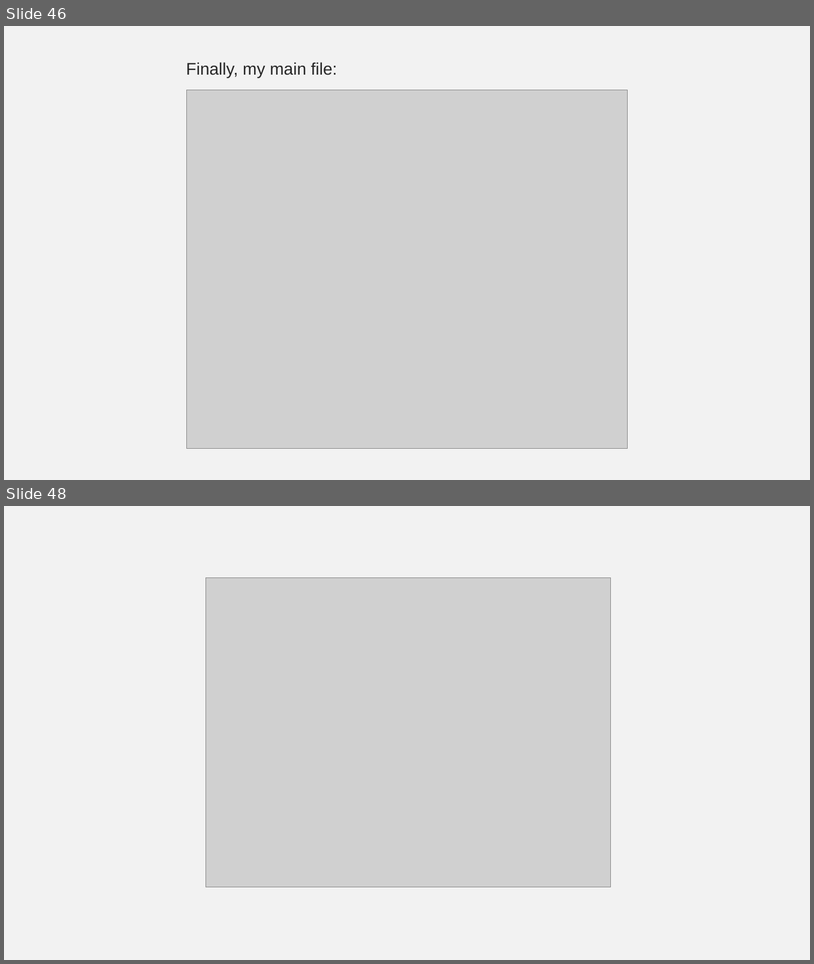
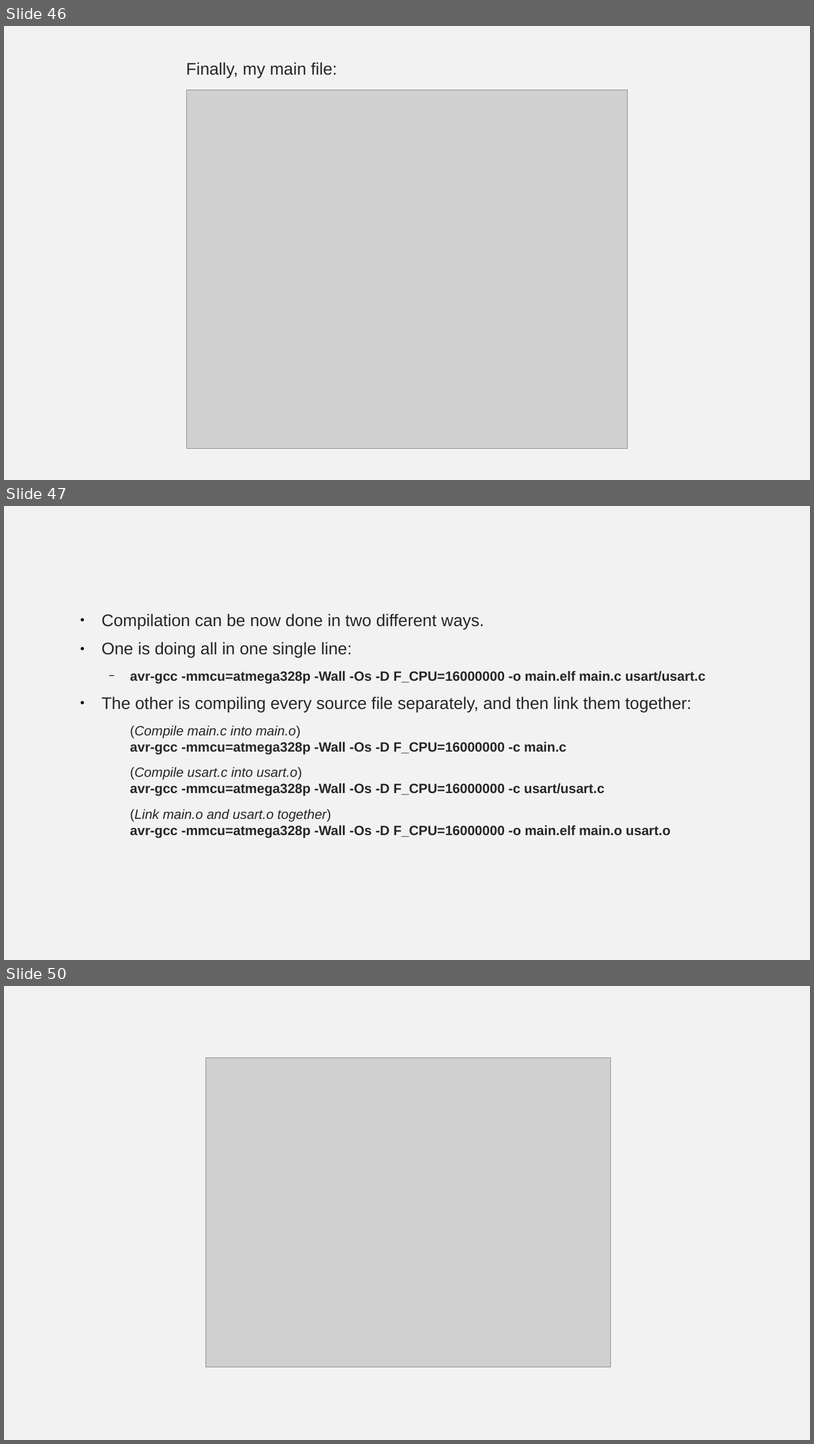
Before and after one commit to Equihua2211/I7266, a slide deck: 001_Slides/08_UART-USART.odp. Shown one above the other, each under a label of ours: slides 46 and 48 before the commit, slides 46, 47 and 50 after it; the slides between them are not shown. The pictures are 814x964 and 814x1444 pixels, drawn with LibreOffice and Linux fonts; fonts in the diff are those of the drawing; grey boxes stand for pictures. Boxes give left, top, right and bottom in pixels: in the first picture for what was removed or moved away, otherwise in the second. Text is boxed around its words. In the diff, an @@ line names an element or a change of style, - is before the commit and + after.

```diff
--- a/001_Slides/08_UART-USART.odp
+++ b/001_Slides/08_UART-USART.odp
@@ slide 47 added at (x1=4, y1=506, x2=810, y2=960), background #F2F2F2 @@
@@ text added at (x1=102, y1=613, x2=706, y2=838), 16 pt, text #262626, bold @@
+● Compilation can be now done in two different ways.
+● One is doing all in one single line:
+  − avr-gcc -mmcu=atmega328p -Wall -Os -D F_CPU=16000000 -o main.elf main.c usart/usart.c
+● The other is compiling every source file separately, and then link them together:
+  (Compile main.c into main.o)
+  avr-gcc -mmcu=atmega328p -Wall -Os -D F_CPU=16000000 -c main.c
+  (Compile usart.c into usart.o)
+  avr-gcc -mmcu=atmega328p -Wall -Os -D F_CPU=16000000 -c usart/usart.c
+  (Link main.o and usart.o together)
+  avr-gcc -mmcu=atmega328p -Wall -Os -D F_CPU=16000000 -o main.elf main.o usart.o
@@ what was slide 48 is now slide 50 @@
```
Also in this commit, not shown: 1 slide changed, 1 other slide added, 10 other files.
